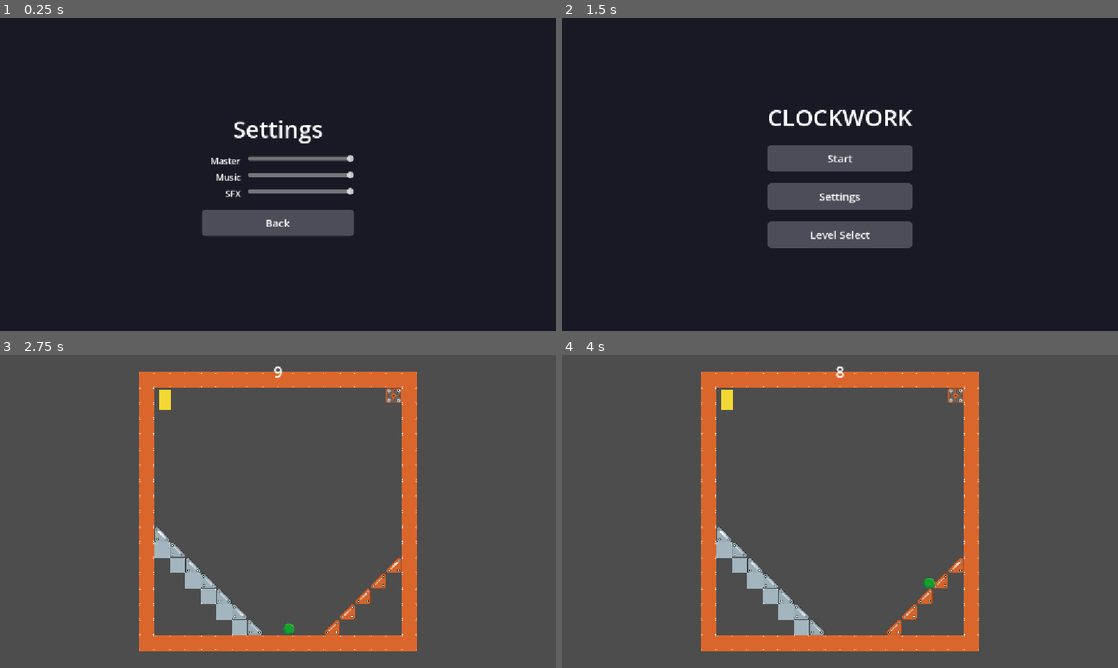
Above: before the commit, frames 1-4 (two rows, left to right).
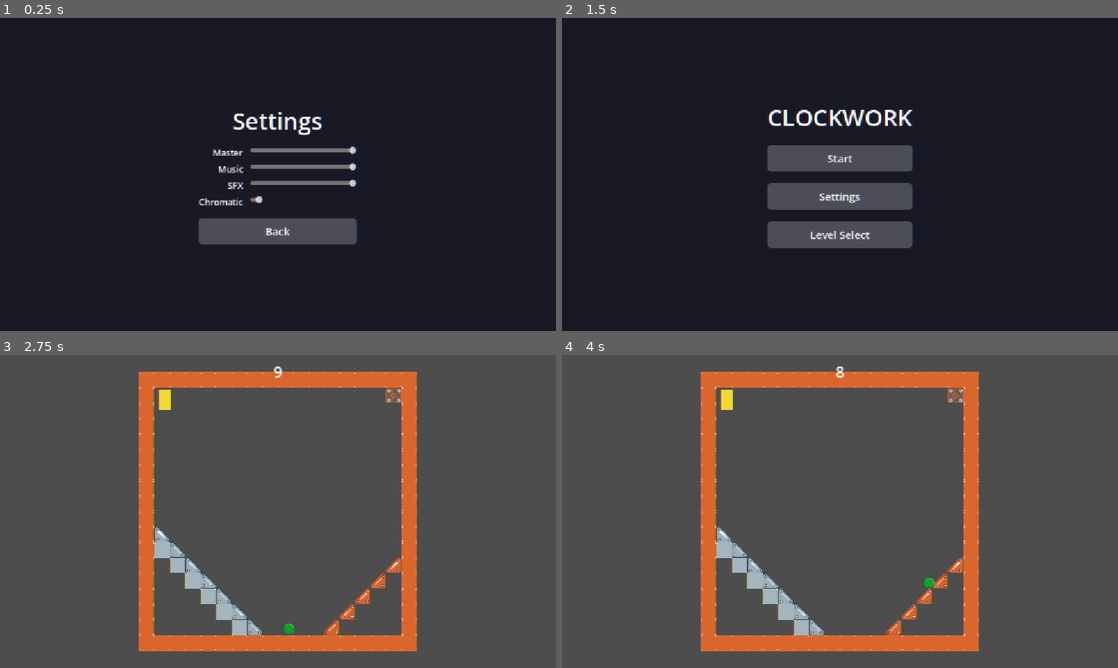
Above: after the commit, the same moments.

Repository: swan-eternal/clockwork
Game: Godot game, scene res://scenes/settings.tscn
Same seed, same stepped clock (60 frames per second), same inputs: the game is played once before the commit and once after it. This scene is started directly instead of the project's main scene.
Inputs:
- Up to frame 1 (0.25 s): no input
- Up to frame 2 (1.5 s): tap Enter (ui_accept) at 0.5, 0.77 s; hold Right (ui_right) 0.53-1.25 s; click "Back" at 1.25 s
- Up to frame 3 (2.75 s): click "Start" at 2 s
- Up to frame 4 (4 s): tap Enter (ui_accept) at 2.75, 3.02 s; hold Right (ui_right) 2.78-3.53 s; hold Left (ui_left) from 3.53 s (still down)

The runs differ from the first frame. In frame 1, 4.9% of the frame differs, in the area x 35-65%, y 30-73%; in frame 2, 1.1%; in frame 3, 1.4%; in frame 4, 1.4%.

Commit message:
Add chromatic aberration post-process (autoload + settings slider)
Per Jason's 2026-07-24 visual-polish design call:
- ON by default with a small amount (intensity 0.05)
- Scalable in the settings menu
- Only this one visual setting for now (others deferred)

New files:
- shaders/chromatic_aberration.gdshader: canvas_item shader that
  samples the screen texture with R offset right, B offset left, G
  no offset. Shift = intensity * 0.015 UV (~0.75px at default,
  ~15px at max). Horizontal only -- vertical offset reads as a
  hardware glitch more than aesthetic.
- scripts/chromatic_aberration_overlay.gd + .tscn: fullscreen
  ColorRect in a CanvasLayer (layer=100 so it renders above
  every other CanvasLayer in the project). Default intensity
  0.05 set in _ready via set_shader_parameter.
- project.godot: registered the scene as an autoload
  (ChromaticAberration) so it's present in every scene, not
  per-scene plumbing.

Settings menu update:
- scripts/settings.gd: new _chromatic_slider + handler. Slider
  is 0..100, mapped to intensity 0..1. Reads the autoload's
  current value on _ready so the slider shows the actual state.
- scenes/settings.tscn: new 'Chromatic' row in the existing
  GridContainer (after the SFX row, before the Back button).
  Default value 5 (representing 0.05 intensity).

End-to-end:
- Game launch: autoload applies 0.05 intensity immediately.
- Open Settings: slider shows 5, drag to 50, effect jumps to
  mid-range. Back to main menu, the new intensity persists.

Diff:
--- a/project.godot
+++ b/project.godot
@@ -18,6 +18,7 @@
 [autoload]
 
 ProgressTracker="*res://scripts/progress_tracker.gd"
+ChromaticAberration="*res://scenes/chromatic_aberration_overlay.tscn"
 
 [display]
 
--- /dev/null
+++ b/scenes/chromatic_aberration_overlay.tscn
@@ -0,0 +1,19 @@
+[gd_scene load_steps=3 format=3]
+
+[ext_resource type="Script" path="res://scripts/chromatic_aberration_overlay.gd" id="1_ca"]
+[ext_resource type="Shader" path="res://shaders/chromatic_aberration.gdshader" id="2_shader"]
+
+[sub_resource type="ShaderMaterial" id="ShaderMaterial_ca"]
+shader = ExtResource("2_shader")
+shader_parameter/intensity = 0.05
+
+[node name="ChromaticAberration" type="CanvasLayer"]
+layer = 100
+script = ExtResource("1_ca")
+
+[node name="ColorRect" type="ColorRect" parent="."]
+anchor_right = 1.0
+anchor_bottom = 1.0
+mouse_filter = 2
+material = SubResource("ShaderMaterial_ca")
+color = Color(1, 1, 1, 1)
--- a/scenes/settings.tscn
+++ b/scenes/settings.tscn
@@ -121,6 +121,22 @@
 step = 1.0
 value = 100.0
 
+[node name="ChromaticLabel" type="Label" parent="CenterContainer/VBox/Grid"]
+layout_mode = 2
+text = "Chromatic"
+custom_minimum_size = Vector2(80, 0)
+theme_override_font_sizes/font_size = 18
+theme_override_colors/font_color = Color(1, 1, 1, 1)
+horizontal_alignment = 2
+
+[node name="ChromaticSlider" type="HSlider" parent="CenterContainer/VBox/Grid"]
+layout_mode = 2
+custom_minimum_size = Vector2(220, 0)
+min_value = 0.0
+max_value = 100.0
+step = 1.0
+value = 5.0
+
 [node name="BackButton" type="Button" parent="CenterContainer/VBox"]
 layout_mode = 2
 custom_minimum_size = Vector2(220, 50)
--- /dev/null
+++ b/scripts/chromatic_aberration_overlay.gd
@@ -0,0 +1,41 @@
+extends CanvasLayer
+##
+## Fullscreen chromatic aberration post-process. Registered as an
+## autoload so it's present in every scene (main menu, settings,
+## levels, etc.) -- the autoload's CanvasLayer stays in the tree
+## across `change_scene_to_file` calls.
+##
+## The settings menu's "Chromatic Aberration" slider drives the
+## shader's `intensity` uniform in real time via set_intensity().
+## Default 0.05 is subtle but visible (about 0.75px horizontal
+## channel separation on a 1000px wide screen).
+##
+
+## Starting intensity. 0.05 = "on by default, small amount"
+## per Jason's 2026-07-24 design call. The user can crank it
+## from the settings menu (0..1 range; the slider maps to this).
+@export var default_intensity: float = 0.05
+
+@onready var _color_rect: ColorRect = $ColorRect
+var _intensity: float = default_intensity
+
+func _ready() -> void:
+	# Layer 100 ensures we render above every other CanvasLayer
+	# in the project (default layer is 0/1 for our UI scenes).
+	# The chromatic aberration should affect the whole screen,
+	# not sit behind any of the menus.
+	layer = 100
+	# Apply the default intensity immediately so the first rendered
+	# frame already has the effect, not "no effect for 1 frame
+	# then snap to 0.05".
+	_color_rect.material.set_shader_parameter("intensity", _intensity)
+
+func set_intensity(value: float) -> void:
+	# Clamp to the valid range so a misconfigured caller can't
+	# push the shader into a state that produces artifacts (e.g.
+	# negative intensity would flip the channel direction).
+	_intensity = clamp(value, 0.0, 1.0)
+	_color_rect.material.set_shader_parameter("intensity", _intensity)
+
+func get_intensity() -> float:
+	return _intensity
--- a/scripts/settings.gd
+++ b/scripts/settings.gd
@@ -25,18 +25,25 @@
 @onready var _master_slider: HSlider = $CenterContainer/VBox/Grid/MasterSlider
 @onready var _music_slider: HSlider = $CenterContainer/VBox/Grid/MusicSlider
 @onready var _sfx_slider: HSlider = $CenterContainer/VBox/Grid/SFXSlider
+@onready var _chromatic_slider: HSlider = $CenterContainer/VBox/Grid/ChromaticSlider
 @onready var _back_button: Button = $CenterContainer/VBox/BackButton
 
 func _ready() -> void:
 	_master_slider.value_changed.connect(_on_master_value_changed)
 	_music_slider.value_changed.connect(_on_music_value_changed)
 	_sfx_slider.value_changed.connect(_on_sfx_value_changed)
+	_chromatic_slider.value_changed.connect(_on_chromatic_value_changed)
 	_back_button.pressed.connect(_on_back_pressed)
 	# Initialize slider values from the current bus volumes so
 	# reopening the settings screen shows the actual state.
 	_master_slider.value = _slider_for_bus(master_bus)
 	_music_slider.value = _slider_for_bus(music_bus)
 	_sfx_slider.value = _slider_for_bus(sfx_bus)
+	# Same pattern for the chromatic aberration intensity -- read
+	# from the autoload so the slider reflects whatever the
+	# current value is (default 0.05, or whatever the user set
+	# last time).
+	_chromatic_slider.value = ChromaticAberration.get_intensity() * 100.0
 
 func _on_master_value_changed(value: float) -> void:
 	_set_bus_volume(master_bus, value)
@@ -46,6 +53,12 @@
 
 func _on_sfx_value_changed(value: float) -> void:
 	_set_bus_volume(sfx_bus, value)
+
+func _on_chromatic_value_changed(value: float) -> void:
+	# Slider is 0..100; the shader's intensity uniform is 0..1.
+	# Scale down so the slider value matches the percentage of
+	# the effect the user wants.
+	ChromaticAberration.set_intensity(value / 100.0)
 
 func _on_back_pressed() -> void:
 	get_tree().change_scene_to_file(back_scene)
--- /dev/null
+++ b/shaders/chromatic_aberration.gdshader
@@ -0,0 +1,29 @@
+shader_type canvas_item;
+
+// Chromatic aberration: shifts the red and blue channels apart
+// horizontally by a small amount, creating a "warped" synthwave
+// look. The shift is scaled by the `intensity` uniform (0..1);
+// at 0 the effect is invisible, at 1 the shift is the maximum
+// (0.015 UV, ~15px on a 1000px screen).
+//
+// `screen_texture` is the rendered content behind this ColorRect.
+// Reading it with the `hint_screen_texture` declaration lets the
+// shader sample the screen at the current pixel's UV.
+
+uniform float intensity : hint_range(0.0, 1.0) = 0.05;
+uniform sampler2D screen_texture : hint_screen_texture, repeat_disable, filter_linear;
+
+void fragment() {
+	// Horizontal shift only -- vertical chromatic aberration is rare
+	// and looks like a hardware glitch more than an aesthetic
+	// choice. The 0.015 multiplier caps the max shift at a level
+	// that reads as "stylized" rather than "broken".
+	vec2 offset = vec2(intensity * 0.015, 0.0);
+
+	// Sample each channel at a different UV to get the offset.
+	float r = texture(screen_texture, SCREEN_UV + offset).r;
+	float g = texture(screen_texture, SCREEN_UV).g;
+	float b = texture(screen_texture, SCREEN_UV - offset).b;
+
+	COLOR = vec4(r, g, b, 1.0);
+}
